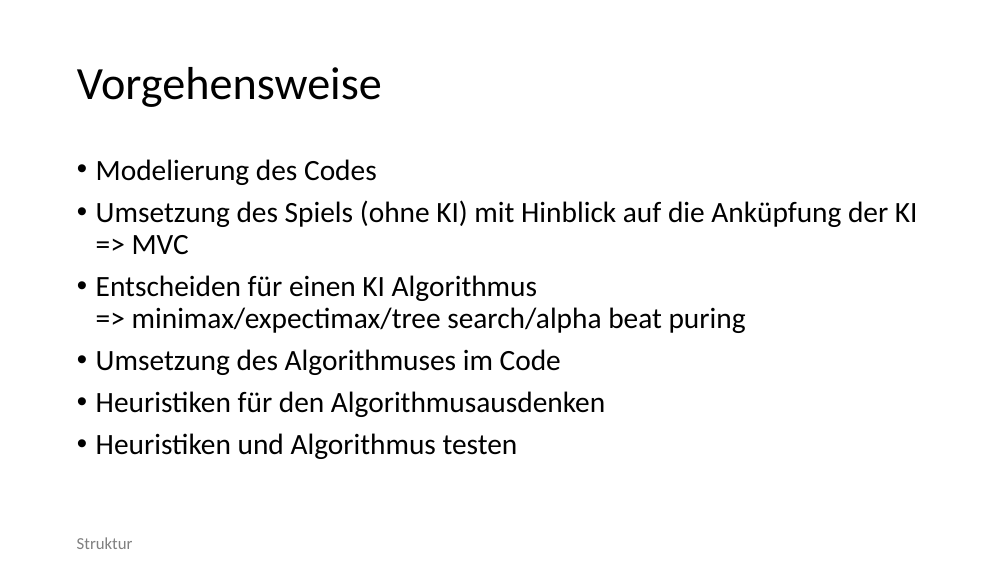
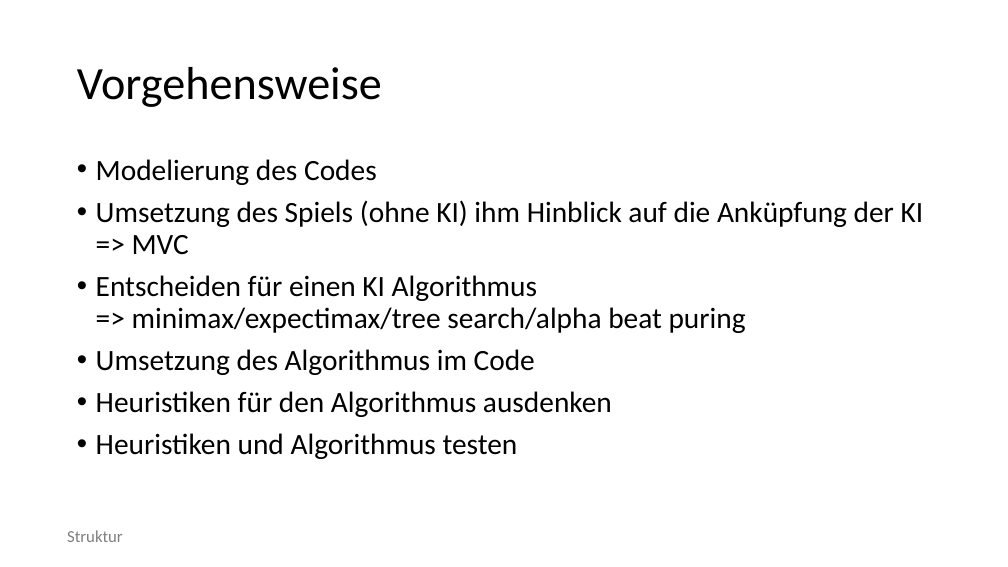
Before and after one commit to semklauke/2048, a slide deck: slide 3 of documentation/Presentation.pptx. Drawn at 1008x567 pixels with LibreOffice and Linux fonts; fonts in the diff are those of the drawing; background and template pictures are left out. Boxes give left, top, right and bottom in pixels: in the first picture for what was removed or moved away, otherwise in the second. Text is boxed around its words. In the diff, an @@ line names an element or a change of style, - is before the commit and + after.

```diff
--- a/documentation/Presentation.pptx
+++ b/documentation/Presentation.pptx
@@ text at (96, 200, 924, 254): text changed @@
-• Umsetzung des Spiels (ohne KI) mit Hinblick auf die Anküpfung der KI
-  => MVC
+• Umsetzung des Spiels (ohne KI) ihm Hinblick auf die Anküpfung der KI
+  => MVC
@@ text at (96, 349, 612, 417): text changed @@
-• Umsetzung des Algorithmuses im Code
-• Heuristiken für den Algorithmusausdenken
+• Umsetzung des Algorithmus im Code
+• Heuristiken für den Algorithmus ausdenken
@@ text "Struktur": place and size @@
-text "Struktur" at (77, 537, 133, 549)
+text "Struktur" at (67, 530, 123, 542)
```
Also in this commit, not shown: 14 other slides changed, 1 other file.
